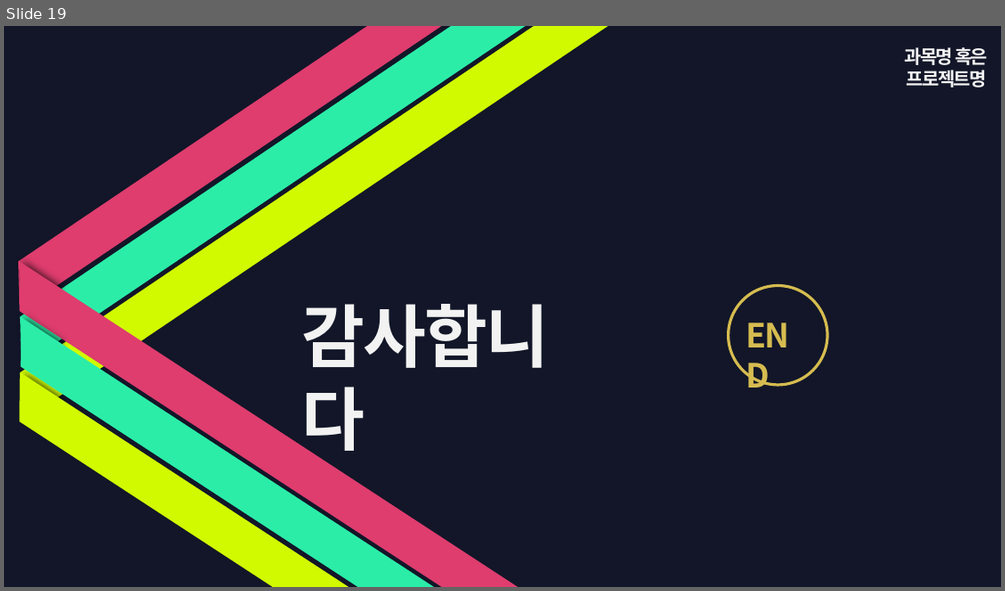
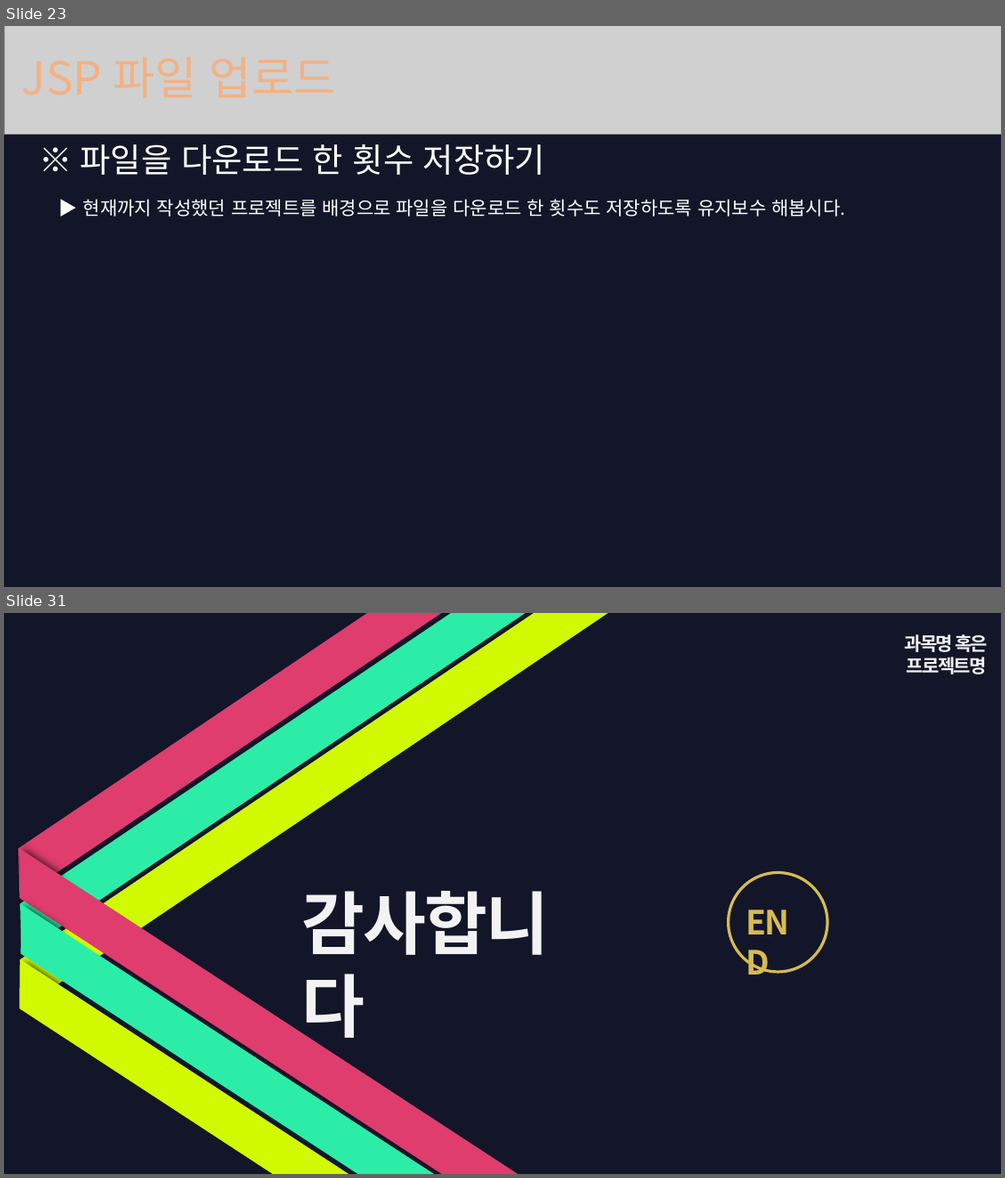
Before and after one commit to psun2/Java, a slide deck: Java-study/107. File Upload (feat) 동빈나/JSP파일업로드.pptx. Shown one above the other, each under a label of ours: slide 19 before the commit, slides 23 and 31 after it; the slides between them are not shown. The pictures are 1005x591 and 1005x1178 pixels, drawn with LibreOffice and Linux fonts; fonts in the diff are those of the drawing; grey boxes stand for pictures; background and template pictures are left out. Boxes give left, top, right and bottom in pixels: in the first picture for what was removed or moved away, otherwise in the second. Text is boxed around its words. In the diff, an @@ line names an element or a change of style, - is before the commit and + after.

```diff
--- a/Java-study/107. File Upload (feat) 동빈나/JSP파일업로드.pptx
+++ b/Java-study/107. File Upload (feat) 동빈나/JSP파일업로드.pptx
@@ slide 23 added at bbox=[4, 26, 1001, 587], background #121628 @@
@@ picture added at bbox=[4, 26, 1001, 135] @@
@@ text added at bbox=[81, 144, 545, 175], 32 pt, text #FFFFFF @@
+※ 파일을 다운로드 한 횟수 저장하기
@@ text added at bbox=[83, 199, 845, 216], 18 pt, text #FFFFFF @@
+▶ 현재까지 작성했던 프로젝트를 배경으로 파일을 다운로드 한 횟수도 저장하도록 유지보수 해봅시다.
@@ what was slide 19 is now slide 31 @@
```
Also in this commit, not shown: 11 other slides added, 27 other files.
